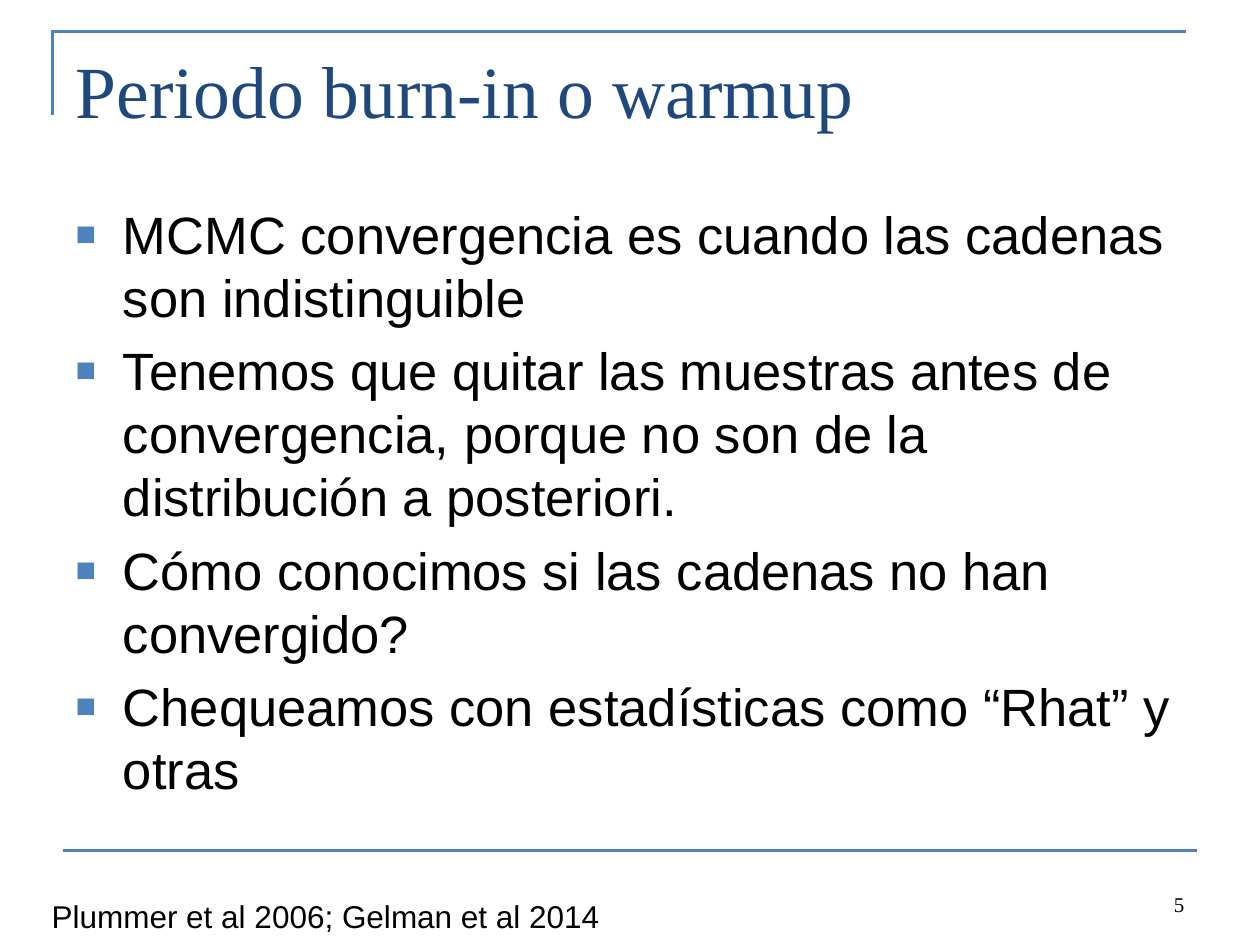
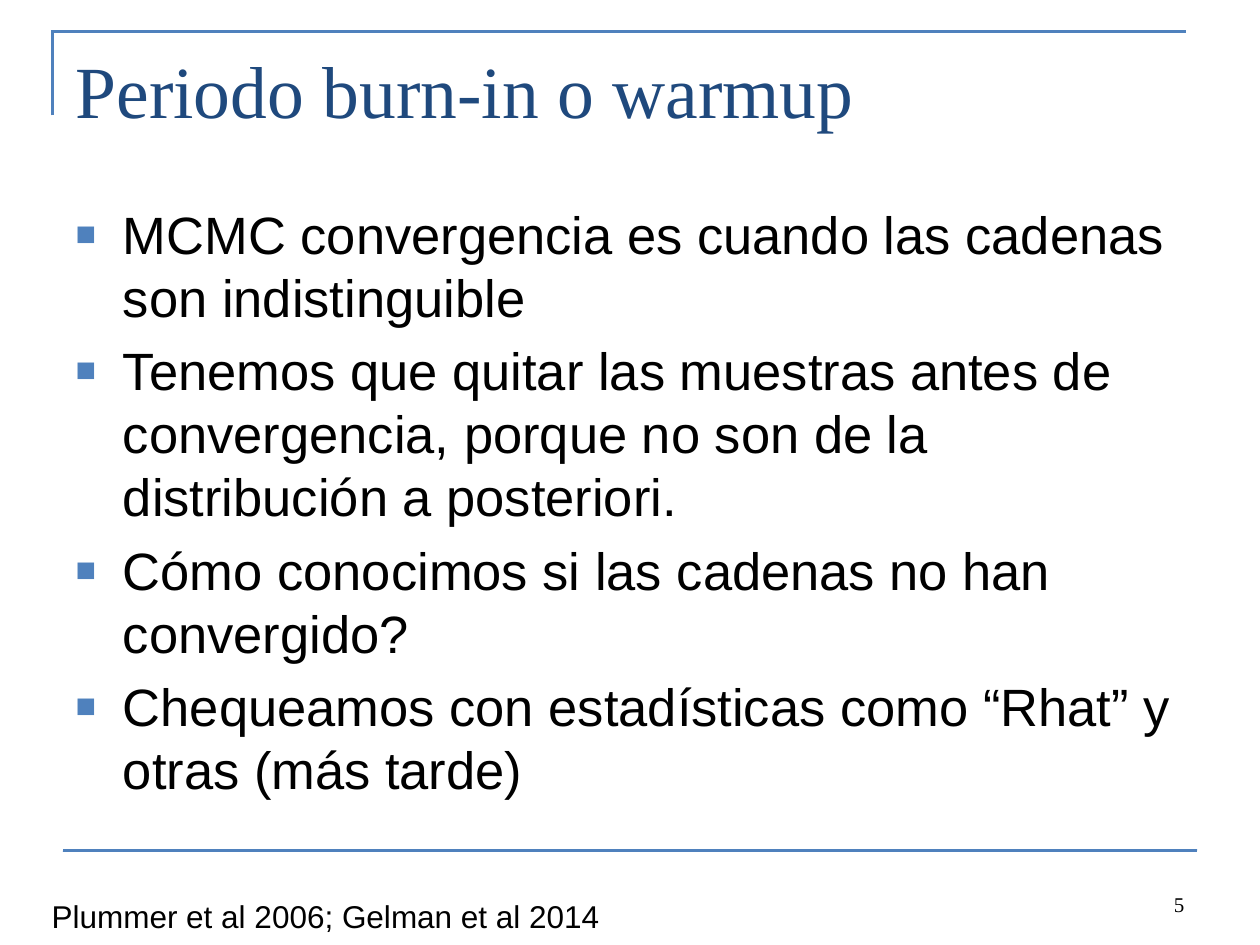
Before and after one commit to colemonnahan/bayes_workshop, a slide deck: slide 5 of dia2/lab2_JAGS.pptx. Drawn at 1260x945 pixels with LibreOffice and Linux fonts; fonts in the diff are those of the drawing. Boxes give left, top, right and bottom in pixels: in the first picture for what was removed or moved away, otherwise in the second. Text is boxed around its words. In the diff, an @@ line names an element or a change of style, - is before the commit and + after.

```diff
--- a/dia2/lab2_JAGS.pptx
+++ b/dia2/lab2_JAGS.pptx
@@ text at bbox=[123, 687, 1169, 800]: text changed @@
-■ Chequeamos con estadísticas como “Rhat” y otras
+■ Chequeamos con estadísticas como “Rhat” y otras (más tarde)
```
Also in this commit, not shown: 7 other slides changed, 2 slides removed, 4 other files.
